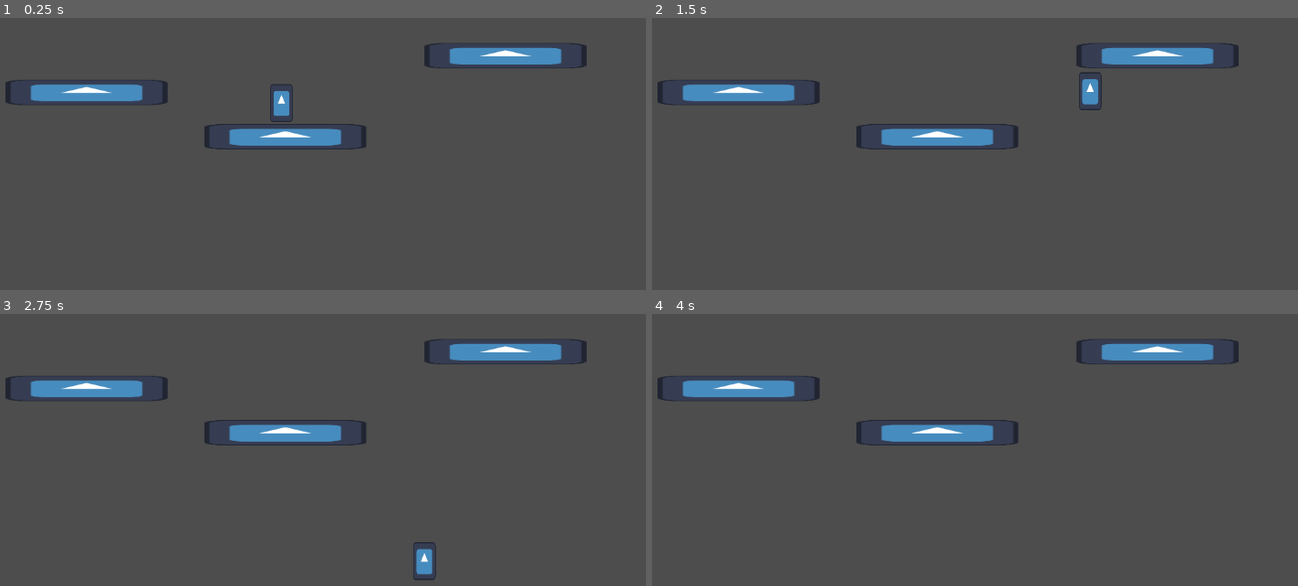
Above: before the commit, frames 1-4 (two rows, left to right).
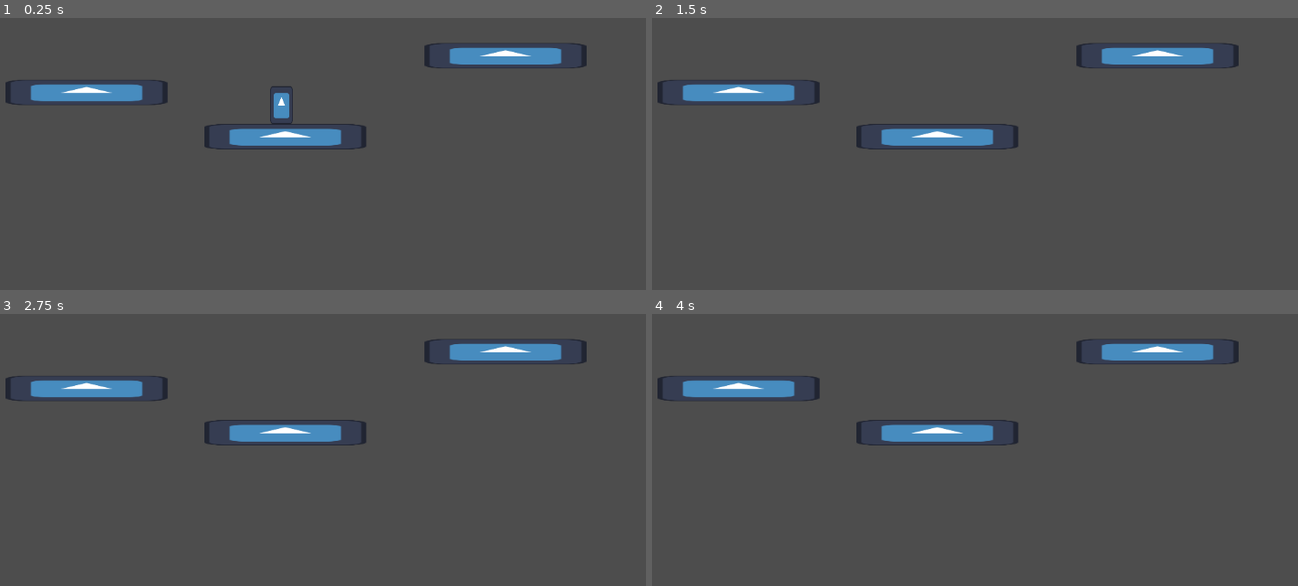
Above: after the commit, the same moments.

Repository: KralikoGames/LudumDare2022
Game: Godot game, scene res://TestingOnly.tscn
Same seed, same stepped clock (60 frames per second), same inputs: the game is played once before the commit and once after it. The engine's default icon, where the game draws it, is replaced by a stand-in: a white triangle on a blue panel in a dark square.
Inputs:
- Up to frame 1 (0.25 s): no input
- Up to frame 2 (1.5 s): tap Enter (ui_accept) at 0.5, 0.6, 0.77, 1.07, 1.35 s; hold Right (ui_right) from 0.53 s (still down)
- Up to frame 3 (2.75 s): tap Enter (ui_accept) at 1.52, 1.82, 2.1 s; release Right (ui_right) at 2.03 s; hold Left (ui_left) from 2.03 s (still down)
- Up to frame 4 (4 s): release Left (ui_left) at 2.78 s; hold Right (ui_right) from 2.78 s (still down); tap Enter (ui_accept) at 2.85, 3.02, 3.32, 3.5, 3.6, 3.77 s

The runs differ from the first frame. In frame 1, 0.1% of the frame differs, in the area x 41-46%, y 24-39%; in frame 2, 0.3%, in the area x 66-70%, y 19-34%; in frame 3, 0.3%; in frame 4, nothing differs.

Commit message:
Added saved jumps, coyote time, and messed with variables.

Diff:
--- a/Scripts/Player.gd
+++ b/Scripts/Player.gd
@@ -2,25 +2,51 @@
 
 
 const SPEED = 80
-const JUMP_VELOCITY = -100
-const SHORT_HOP_MODIFIER = 10
+const JUMP_VELOCITY = -400
+const SHORT_HOP_MODIFIER = 5
 const APEX_JUMP_THRESHOLD = 10
 const APEX_BONUS = 1
 const MIN_FALL_SPEED = 0
 const MAX_FALL_SPEED = 0
 const GROUND_FRICTION = 0.80
+const CYOTE_TIME = 0.09
+
 
 # Get the gravity from the project settings to be synced with RigidBody nodes.
-#var gravity = ProjectSettings.get_setting("physics/2d/default_gravity")
-var gravity = 100
+var gravity = ProjectSettings.get_setting("physics/2d/default_gravity")
+# var gravity = 100
+var time_since_fall = 0
+var saved_jump = false
 
 
 func _physics_process(delta):
 	var direction = Input.get_axis("ui_left", "ui_right")
 
+	if is_on_floor():
+		time_since_fall = 0
+	else:
+		time_since_fall += delta
+
+
+
 	# Handle Jump.
 	if Input.is_action_just_pressed("ui_accept") and is_on_floor():
 		velocity.y = JUMP_VELOCITY
+	elif Input.is_action_just_pressed("ui_accept") and time_since_fall < CYOTE_TIME:
+		velocity.y = JUMP_VELOCITY
+	elif Input.is_action_just_pressed("ui_accept"):
+		# Save jump
+		saved_jump = true
+	elif is_on_floor() and saved_jump:
+		velocity.y = JUMP_VELOCITY
+		saved_jump = false
+
+	# reset saved jump
+	if Input.is_action_just_released("ui_accept"):
+		saved_jump = false
+
+
+
 
 	#  Add the gravity and chec kfor short hop
 	if Input.is_action_just_released("ui_accept") and not is_on_floor() and velocity.y < 0:
@@ -30,10 +56,10 @@
 
 
 	# Increases as you get closer to the apex
-	var apex_point = inverse_lerp(0, 10, abs(velocity.y))
-
-	var apex_bonus = direction * APEX_BONUS * apex_point
-	print(apex_point)
+#	var apex_point = lerp(0, 10, inverse_lerp(0, 10, abs(velocity.y)))
+#
+#	var apex_bonus = direction * APEX_BONUS * apex_point
+#	print(apex_point)
 
 	# Get the input direction and handle the movement/deceleration.
 	# As good practice, you should replace UI actions with custom gameplay actions.
